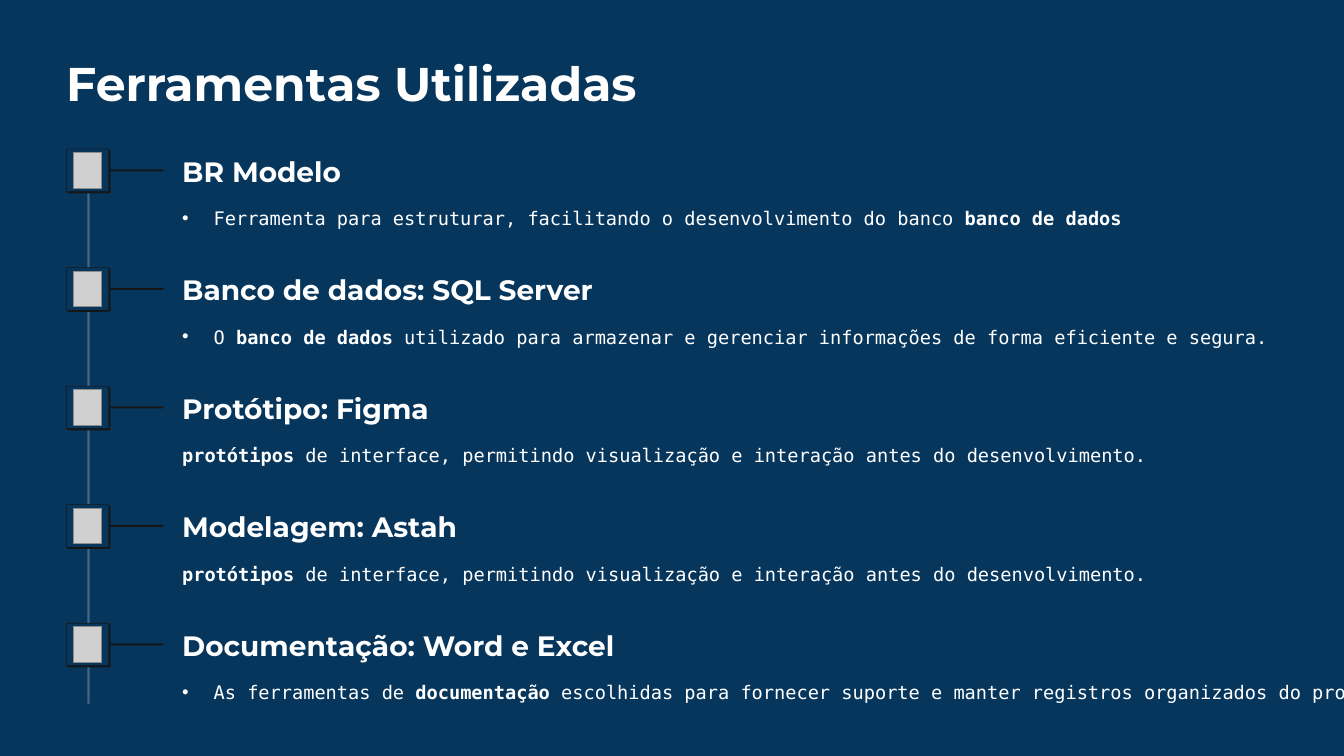
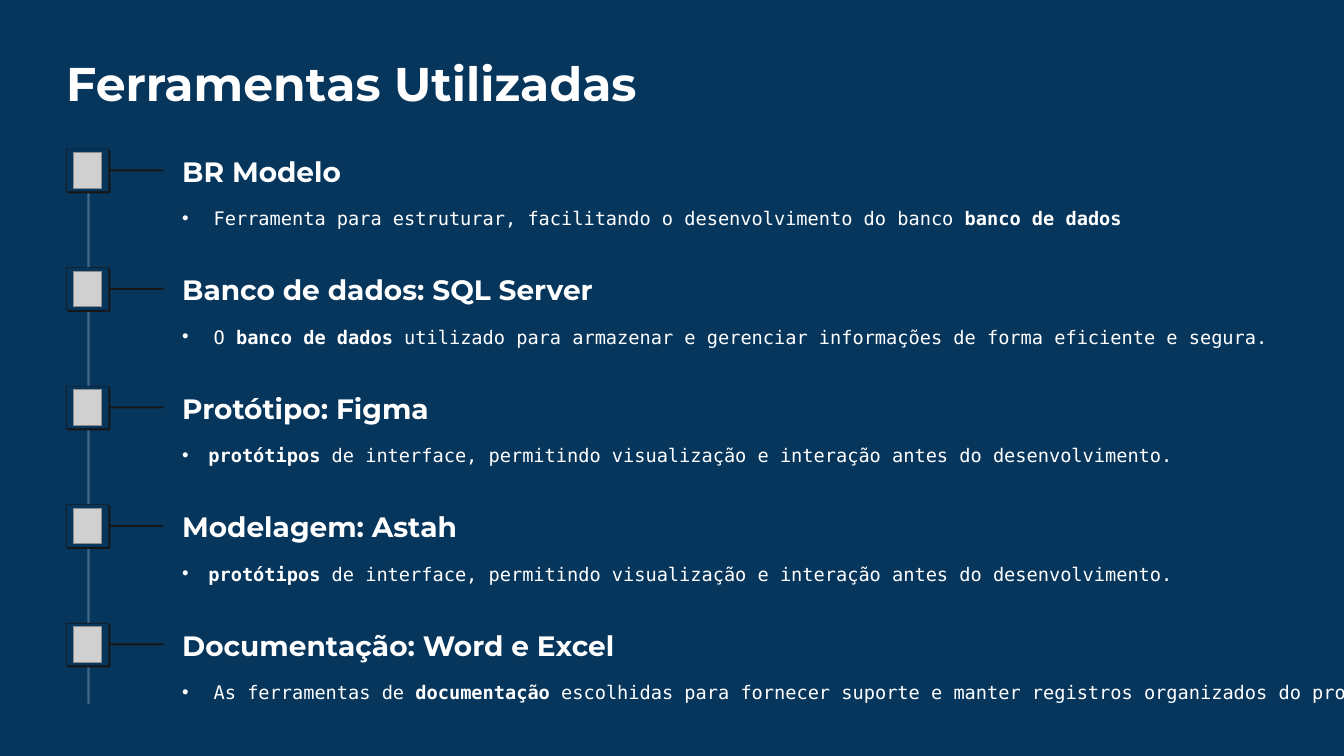
Before and after one commit to mancijo/UpDesk, a slide deck: slide 6 of Apresentacao/UpDesk-Sistema-de-Chamados-com-IA.pptx (slide 5 before the commit). Drawn at 1344x756 pixels with LibreOffice and Linux fonts; fonts in the diff are those of the drawing; grey boxes stand for pictures; background and template pictures are left out; a plain dark background stands for a picture behind light text. Boxes give left, top, right and bottom in pixels: in the first picture for what was removed or moved away, otherwise in the second. Text is boxed around its words. In the diff, an @@ line names an element or a change of style, - is before the commit and + after.

```diff
--- a/Apresentacao/UpDesk-Sistema-de-Chamados-com-IA.pptx
+++ b/Apresentacao/UpDesk-Sistema-de-Chamados-com-IA.pptx
@@ text "protótipos de interface, permitindo visualização ..." at (208,447,1172,466): bullet none to • @@
@@ text "protótipos de interface, permitindo visualização ..." at (208,566,1172,585): bullet none to • @@
```
Also in this commit, not shown: 1 other slide changed, 3 slides added.
